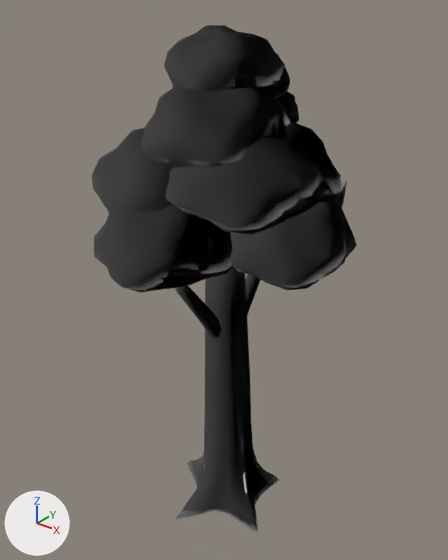
The FBX model unreal/Art/Export/Foliage/SM_Foliage_Plains_Oak_C.fbx, before and after one commit.
Both versions are drawn from a 50 mm lens placed at (2.9, -3.7, 4.56), pointed at (-0.03, -0.04, 2.29). The lights are fixed; the arrows at lower left show +X, +Y and +Z. The first picture is the older version.

Names of what the first picture shows: 'SM_Foliage_Plains_Oak_C'.
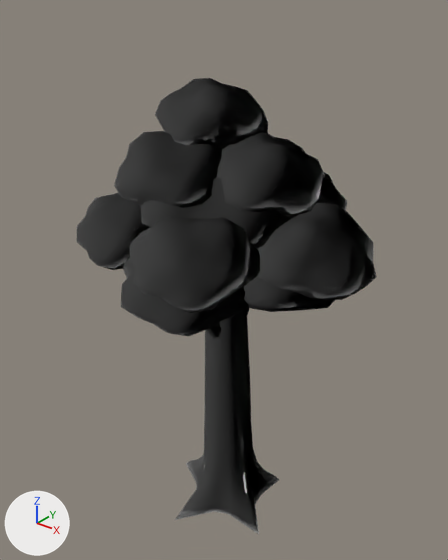
What differs and where, as boxes [x1, y1, x2, y2] in the pictures (448 x 560 px; the box of a moved part takes in the faces that stretch with it):
'SM_Foliage_Plains_Oak_C', reshaped (13% wider, 10% shorter)
    before: [92, 25, 357, 534]
    after: [77, 78, 377, 534]
part 1 of me_sm_foliage_plains_oak_c, rebuilt (9% taller)
    before: [230, 201, 357, 290]
    after: [257, 203, 377, 300]
part 2 of me_sm_foliage_plains_oak_c, rebuilt (not visible before)
    after: [129, 217, 260, 313]
part 3 of me_sm_foliage_plains_oak_c, rebuilt (not visible afterwards)
    before: [94, 205, 233, 292]
part 4 of me_sm_foliage_plains_oak_c, rebuilt (not visible before)
    after: [155, 78, 268, 149]
part 5 of me_sm_foliage_plains_oak_c, rebuilt (mostly hidden before)
    before: [335, 179, 347, 206]
    after: [316, 172, 347, 211]
part 6 of me_sm_foliage_plains_oak_c, rebuilt (39% narrower, 25% shorter)
    before: [166, 121, 345, 235]
    after: [217, 132, 325, 217]
part 7 of me_sm_foliage_plains_oak_c, rebuilt (not visible afterwards)
    before: [141, 85, 291, 168]
part 8 of me_sm_foliage_plains_oak_c, rebuilt
    before: [92, 128, 209, 221]
    after: [114, 131, 222, 208]
part 9 of me_sm_foliage_plains_oak_c, moved or reshaped
    before: [164, 25, 299, 123]
    after: [77, 177, 335, 336]

What the commit changed:
me_sm_foliage_plains_oak_c is used by ob_sm_foliage_plains_oak_c; location (0.0, 0.0, 0.0).
me_sm_foliage_plains_oak_c had 3420 vertices, 4998 faces and spanned x -1.03..1.16, y -1.2..1.06, z -0.04..4.27.
me_sm_foliage_plains_oak_c now has 4184 vertices, 6218 faces and spans x -1.06..1.25, y -1.2..1.1, z -0.04..3.91.
me_sm_foliage_plains_oak_c part 1: the loose piece of 142 vertices spanning x 0.1..1.16, y -0.63..0.39, z 2.57..3.19 is rebuilt with 106 vertices and now spans x 0.33..1.25, y -0.52..0.51, z 2.44..3.05.
me_sm_foliage_plains_oak_c part 2: the loose piece of 142 vertices spanning x -0.59..0.5, y -1.19..-0.12, z 2.54..3.18 is rebuilt with 114 vertices and now spans x -0.22..0.76, y -1.2..-0.31, z 2.53..3.12, in mat_m_af_outline (white #e7e7e7).
me_sm_foliage_plains_oak_c part 3: the loose piece of 142 vertices spanning x -0.6..0.51, y -1.2..-0.11, z 2.53..3.19 is rebuilt with 114 vertices and now spans x -0.21..0.75, y -1.19..-0.31, z 2.54..3.1, in mat_mi_af_toon_foliage_plains (white #e7e7e7).
me_sm_foliage_plains_oak_c part 4: the loose piece of 119 vertices spanning x -0.63..0.41, y -0.32..0.71, z 3.31..3.97 is rebuilt with 146 vertices and now spans x -0.43..0.33, y -0.54..0.26, z 3.4..3.91, in mat_m_af_outline (white #e7e7e7).
me_sm_foliage_plains_oak_c part 5: the loose piece of 109 vertices spanning x -0.48..0.66, y 0.14..1.06, z 2.67..3.34 is rebuilt with 113 vertices and now spans x -0.34..0.63, y 0.33..1.1, z 2.54..3.12.
me_sm_foliage_plains_oak_c part 6: the loose piece of 94 vertices spanning x -0.03..0.96, y -0.85..0.42, z 2.97..3.7 is rebuilt with 96 vertices and now spans x 0.1..0.84, y -0.53..0.38, z 2.99..3.57.
me_sm_foliage_plains_oak_c part 7: the loose piece of 85 vertices spanning x -0.36..0.66, y -0.83..0.12, z 3.38..3.96 is rebuilt with 146 vertices and now spans x -0.42..0.32, y -0.52..0.24, z 3.41..3.9, in mat_mi_af_toon_foliage_plains (white #e7e7e7).
me_sm_foliage_plains_oak_c part 8: the loose piece of 84 vertices spanning x -0.87..0.41, y -0.94..0.35, z 2.82..3.6 is rebuilt with 98 vertices and now spans x -0.64..0.3, y -0.84..-0.01, z 3.0..3.56.
me_sm_foliage_plains_oak_c part 9: 1 vertex moved within x -0.56, y 0.52, z 3.07; 776 vertices removed from x -1.03..0.65, y -0.82..0.86, z 2.59..4.27; 1547 vertices added at x -1.06..1.05, y -1.09..0.9, z 2.21..3.79.
Other edits to the shape of me_sm_foliage_plains_oak_c do not show in these pictures.
